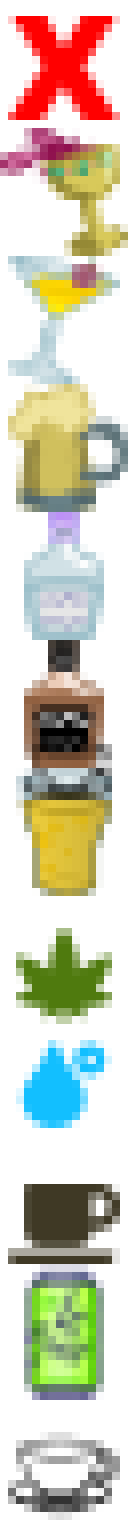
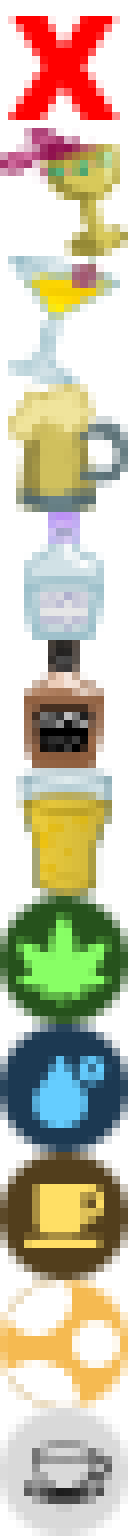
Two versions of the same layered image (128×1536). Layer-by-layer changes:
moved "iconfinder_tea_cup_and_saucer_2386798" above "Layer 1", painted on it over <box>8,1432,120,1520</box>
removed layer "iconfinder_tea_cup_and_saucer_2386798" (2nd of 2) over <box>24,736,112,800</box>
added group "Group 1" (color dodge) with 18 layers above "Background" over <box>0,736,128,1536</box>
added layer "Layer 18" in group "Group 1" over <box>0,736,128,1536</box>
added group "Group 3" with 16 layers in group "Group 1" over <box>0,736,128,1536</box>
added group "Group 2" with 8 layers in group "Group 3" over <box>0,1272,128,1440</box>
added layer "Bubble copy 6" in group "Group 2" over <box>8,1272,64,1328</box>
added layer "Bubble copy 5" in group "Group 2" over <box>80,1328,104,1360</box>
added layer "Bubble copy 2" in group "Group 2" over <box>0,1368,72,1440</box>
moved "dewpoint" into group "Group 3", painted on it over <box>16,1040,112,1128</box>
"cannabis": blend normal → screen, moved it into group "Group 3", painted on it over <box>16,912,112,1024</box>
hid "Layer 8", moved it into group "Group 3", painted on it over <box>24,1264,104,1400</box>
moved "coffee" into group "Group 3", painted on it over <box>8,1184,120,1264</box>
added group "Background" with 5 layers above "Layer 7" over <box>0,896,128,1536</box>
added layer "Layer 11 copy 4" in group "Background" over <box>0,896,128,1024</box>
added layer "Layer 11 copy 3" in group "Background" over <box>0,1024,128,1152</box>
added layer "Layer 11 copy 2" in group "Background" over <box>0,1152,128,1280</box>
added layer "Layer 11 copy 5" in group "Background" over <box>0,1280,128,1408</box>
added layer "Layer 11" in group "Background" over <box>0,1408,128,1536</box>
